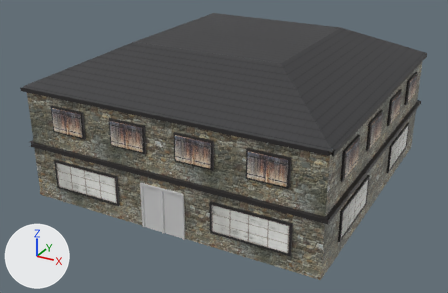
What one commit did to the FBX model src/Game/Arrow/ArrowContent/Models/Town/hotel.fbx.
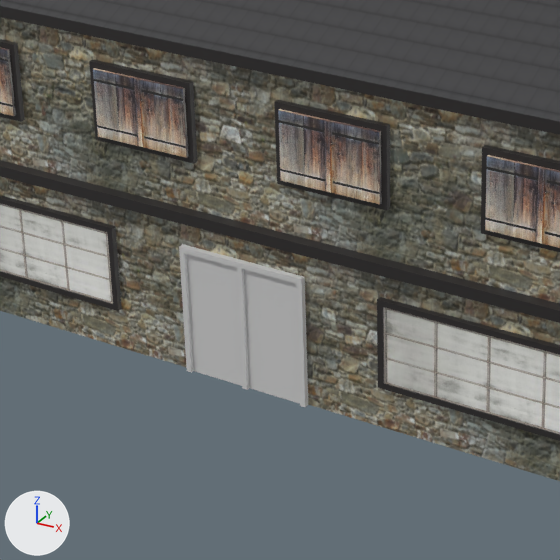
Each version appears first whole from a 50 mm camera at (1.15, -1.063, 0.793) aimed at (0.38, 0.336, 0.093), and next in a close-up on the part from 17% to 61% of the width and 33% to 100% of the height. The lights are fixed; the arrows at lower left show +X, +Y and +Z. Where no turn or scale is listed for an object, it has been applied to the vertices. Vertices at the same position are counted once.

The scene before the commit, as lines of its bpy script (objects in view):
```python
me_hotel_cube = bpy.data.meshes.new('Hotel_Cube')
me_hotel_cube.from_pydata(...)  # 8 vertices, 4 faces; spans x 0.0..0.8, y 0.0..0.8, z 0.0..0.3
me_hotel_cube.materials.append(mat_material_001__hotel_png)  # picture img_hotel_png
me_hotel_fenetre_cube_002 = bpy.data.meshes.new('Hotel_fenetre_Cube_002')
me_hotel_fenetre_cube_002.from_pydata(...)  # 36 vertices, 28 faces; spans x 0.34..0.46, y -0.005..0.0, z 0.0..0.12
me_hotel_fenetre_cube_002.materials.append(mat_material_001)  # light grey #d1d1d1
me_hotel_toit_cube_001 = bpy.data.meshes.new('Hotel_toit_Cube_001')
me_hotel_toit_cube_001.from_pydata(...)  # 32 vertices, 29 faces; spans x -0.01..0.81, y -0.01..0.81, z 0.145..0.4
me_hotel_toit_cube_001.materials.append(mat_material_001__hotel_toit_png)  # picture img_hotel_toit_png
ob_hotel_cube = bpy.data.objects.new('Hotel_Cube', me_hotel_cube)
ob_hotel_cube.location = (0.0, 0.0, 0.0)
ob_hotel_fenetre_cube_002 = bpy.data.objects.new('Hotel_fenetre_Cube_002', me_hotel_fenetre_cube_002)
ob_hotel_fenetre_cube_002.location = (0.0, 0.0, 0.0)
ob_hotel_toit_cube_001 = bpy.data.objects.new('Hotel_toit_Cube_001', me_hotel_toit_cube_001)
ob_hotel_toit_cube_001.location = (0.0, 0.0, 0.0)
# also in view: 'fenetre_Cube' at (0.4, 0.4, 0.235); 'Cube' at (0.4, 0.4, 0.08)
```
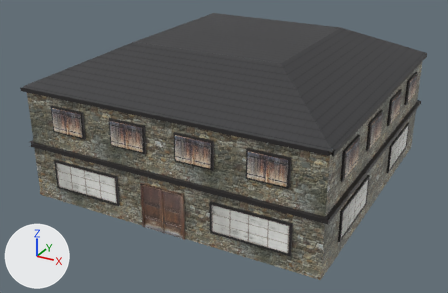
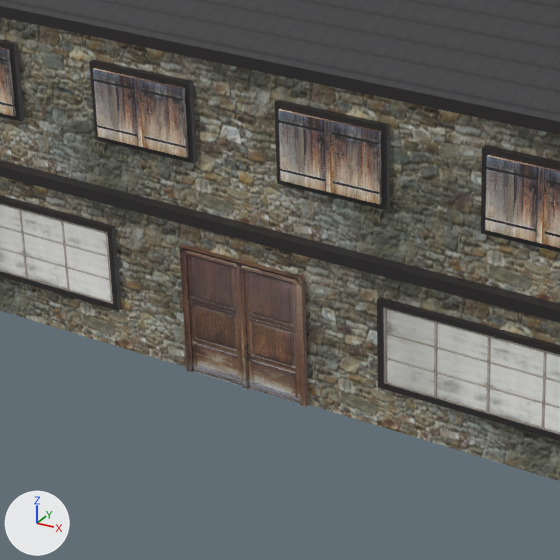
The edits, one by one:
Picture 'hotel_porte.png' (img_hotel_porte_png) is new.
Material 'Material_004__porte_png' (mat_material_004__porte_png) is new.
Its texture is img_hotel_porte_png (with its transparency).
Material 'Material_NONE__porte_png' (mat_material_none__porte_png) is new.
Its texture is img_hotel_porte_png (with its transparency).
me_hotel_fenetre_cube_002 is used by ob_hotel_fenetre_cube_002; location (0.0, 0.0, 0.0).
me_hotel_fenetre_cube_002 had 36 vertices, 28 faces and spanned x 0.34..0.46, y -0.005..0.0, z 0.0..0.12.
me_hotel_fenetre_cube_002 now has 0 vertices, 0 faces and spans empty.
me_hotel_fenetre_cube_002 part 1: the whole mesh is rebuilt.
Mesh me_cube_001 is new.
It has 36 vertices, 28 faces and spans x 0.34..0.46, y -0.005..0.0, z 0.0..0.12.
Faces by material slot: [16, 12].
It uses material mat_material_004__porte_png (picture img_hotel_porte_png).
It uses material mat_material_none__porte_png (picture img_hotel_porte_png).
Object 'Cube_001' (ob_cube_001) is new; it shows me_cube_001.
Its location is (0.0, 0.0, 0.0).

Changed parts and their boxes (x1, y1, x2, y2) in the close-ups (560 x 560 px):
'Cube_001', added (brown)
    after: (179, 244, 308, 407)
    faces in mat_material_004__porte_png (picture img_hotel_porte_png): (179, 247, 305, 407)
    faces in mat_material_none__porte_png (picture img_hotel_porte_png): (179, 244, 308, 407)
'Hotel_fenetre_Cube_002', no longer drawn
    before: (179, 244, 308, 407)
